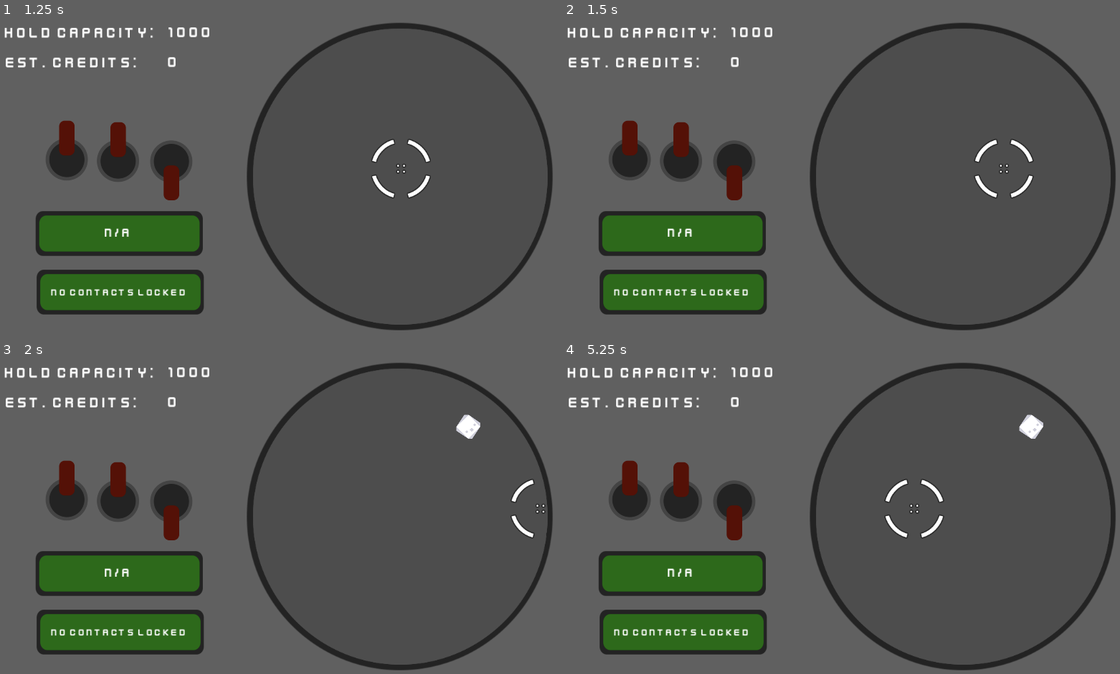
Above: before the commit, frames 1-4 (two rows, left to right).
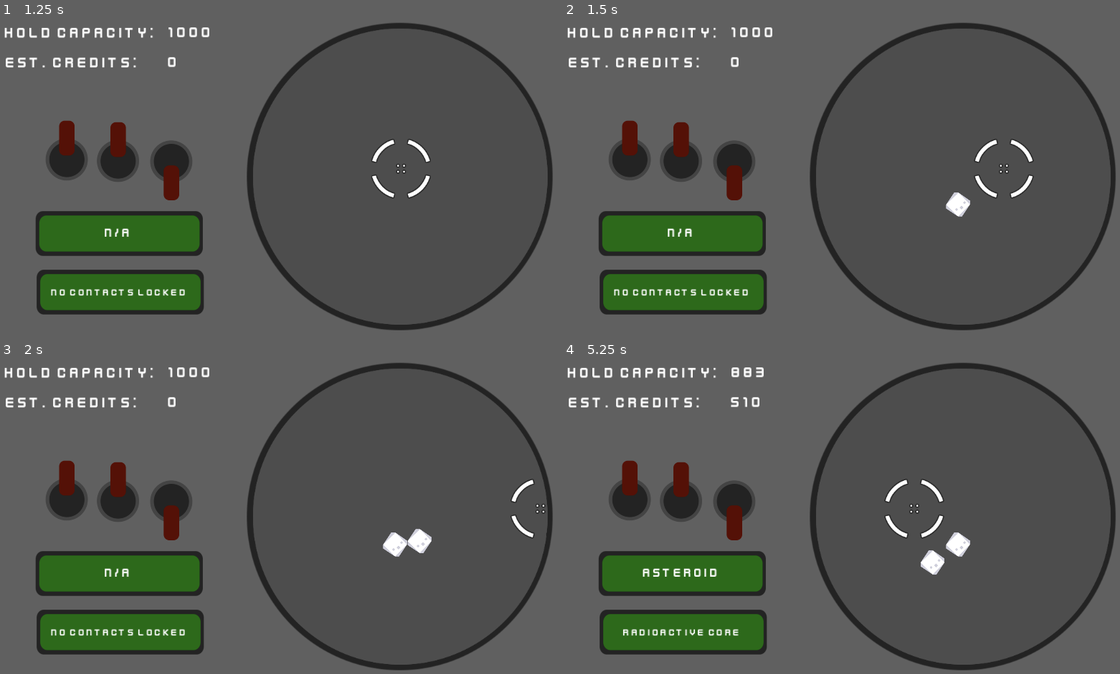
Above: after the commit, the same moments.

Repository: ubcs-io/simple_scanner
Game: Godot game, scene res://main.tscn
Same seed, same stepped clock (60 frames per second), same inputs: the game is played once before the commit and once after it.
Inputs:
- Up to frame 1 (1.25 s): click "Enter" at 0.5 s
- Up to frame 2 (1.5 s): tap Enter at 1.25 s; hold D (move_right) from 1.28 s (still down); hold Space (space) from 1.28 s (still down)
- Up to frame 3 (2 s): keep holding D (move_right); keep holding Space (space)
- Up to frame 4 (5.25 s): release D (move_right) at 2.03 s; release Space (space) at 2.03 s; hold S (move_down) 2.03-2.78 s; tap Space (space) at 2.1, 3.6, 4.25, 5.1 s; hold D (move_right) 2.78-3.53 s; hold Space (space) 2.78-3.53 s; hold W (move_up) 3.53-4.28 s; hold Space (space) 4.28-5.03 s; hold A (move_left) from 4.28 s (still down)

Frame 1 is identical in both runs. In frame 2, 0.2% of the frame differs, in the area x 68-74%, y 55-63%; in frame 3, 0.7%; in frame 4, 1.5%, in the area x 9-87%, y 2-89%.
Error in both runs: Invalid operands 'String' and 'Nil' in operator 'in'. (res://main.gd:139)

Commit message:
Add movement and max range to contacts

Diff:
--- a/contacts/asteroid.gd
+++ b/contacts/asteroid.gd
@@ -13,7 +13,7 @@
 	var available_types = [
 		[1,"Icy surface","The surface appears to be reflect visible light, likely an icy asteroid."],
 		[3,"Metallic core", "This contact has a solid radar signature and high mass, contents are likely metallic."],
-		[10,"Radioactive composition", "Picking up readings off the visible spectrum, this one seems to be emitting radiation."]
+		[10,"Radioactive core", "Picking up readings off the visible spectrum, this one seems to be emitting radiation."]
 	]
 
 	var encountered = available_types.pick_random()
@@ -28,5 +28,12 @@
 
 	return flavor_text
 
-func _process(_delta: float) -> void:
-	pass
+func _process(delta: float) -> void:
+
+	var center = Vector2(820, 315)
+	var velocity = Vector2.ZERO # The contact's movement vector.
+	var vector_to_center = position - center
+	position += (vector_to_center/10) * delta
+
+	if position.distance_to(Vector2(820, 315)) > 300:
+		self.queue_free()
--- a/contacts/contact.gd
+++ b/contacts/contact.gd
@@ -2,7 +2,8 @@
 class_name contact
 
 func _ready() -> void:
-	add_to_group("contacts")
+	#add_to_group("contacts")
+	pass
 
 func _process(_delta: float) -> void:
 	pass
--- a/contacts/data.gd
+++ b/contacts/data.gd
@@ -13,7 +13,7 @@
 	var available_types = [
 		[1,"Faint signal","Hard to tell if something is really there, but could be worth scanning still."],
 		[5,"Unusual repeated pattern", "Human or otherwise, this appears to be a manufactured signal and worth logging."],
-		[9,"Unmapped radio broadcast", "A transmission that seems to be intentionally broadcast, though uncertain for whom."]
+		[12,"Unmapped radio broadcast", "A transmission that seems to be intentionally broadcast, though uncertain for whom."]
 	]
 
 	var encountered = available_types.pick_random()
@@ -26,5 +26,12 @@
 	size = randi_range(75, 125)
 	category = "data"
 
-func _process(_delta: float) -> void:
-	pass
+func _process(delta: float) -> void:
+
+	var center = Vector2(820, 315)
+	var velocity = Vector2.ZERO # The contact's movement vector.
+	var vector_to_center = position - center
+	position += (vector_to_center/30) * delta
+
+	if position.distance_to(Vector2(820, 315)) > 300:
+		self.queue_free()
--- a/contacts/object.gd
+++ b/contacts/object.gd
@@ -26,5 +26,12 @@
 	size = randi_range(100, 150)
 	category = "object"
 
-func _process(_delta: float) -> void:
-	pass
+func _process(delta: float) -> void:
+
+	var center = Vector2(820, 315)
+	var velocity = Vector2.ZERO # The contact's movement vector.
+	var vector_to_center = position - center
+	position += (vector_to_center/20) * delta
+
+	if position.distance_to(Vector2(820, 315)) > 300:
+		self.queue_free()
--- a/main.gd
+++ b/main.gd
@@ -65,7 +65,7 @@
 		search_for_life = randi_range(1,signal_rate) / ship_speed
 		if search_for_life < 5:
 			var contact = randomize_encounters()
-			contact.position = Vector2(820 + randi_range(-220,220), 315 + randi_range(-220,220))
+			contact.position = Vector2(820 + randi_range(-120,120), 315 + randi_range(-120,120))
 			add_child(contact)
 			contact_server(contact.get_instance_id(), 1337, "detected", "A new contact has appeared", "update", contact.category, contact.type, contact.flavor_text)
 			$contact_new.play()
--- a/main.tscn
+++ b/main.tscn
@@ -16,7 +16,7 @@
 asteroid = ExtResource("3_5tyta")
 object = ExtResource("4_333s5")
 data = ExtResource("5_ktinm")
-max_contacts = 3
+ship_speed = 10
 
 [node name="Timer" type="Timer" parent="."]
 wait_time = 3.0
